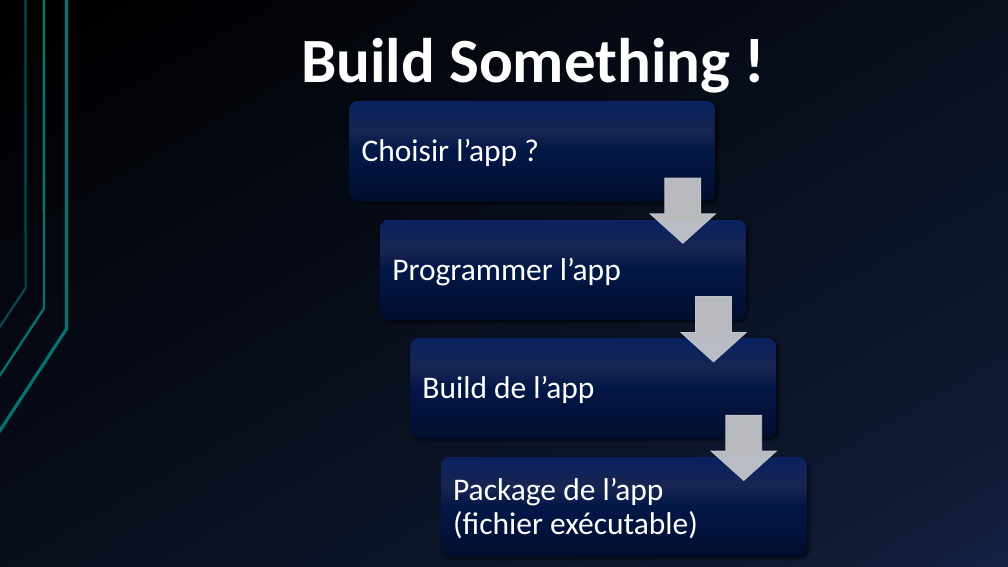
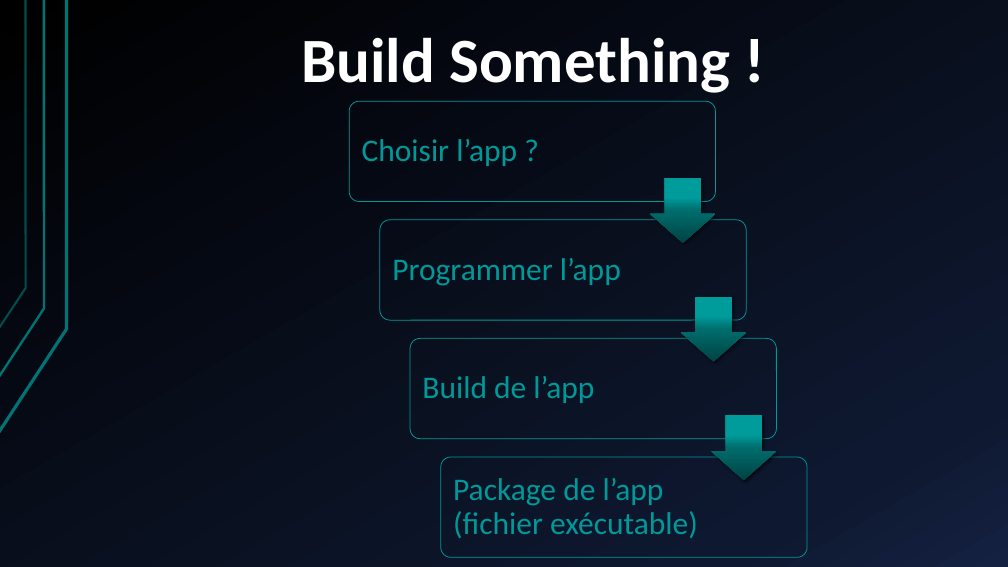
Before and after one commit to aggads/Electron-Workshop, a slide deck: slide 6 of Powerpoint/WorkShop Electron-React.pptx. Drawn at 1008x567 pixels with LibreOffice and Linux fonts; fonts in the diff are those of the drawing. Boxes give left, top, right and bottom in pixels: in the first picture for what was removed or moved away, otherwise in the second. Text is boxed around its words. In the diff, an @@ line names an element or a change of style, - is before the commit and + after.

```diff
--- a/Powerpoint/WorkShop Electron-React.pptx
+++ b/Powerpoint/WorkShop Electron-React.pptx
@@ fill #CCCDD1 at 90% opacity to gradient #004343 to #006C6C to #019B9B to #009999; outline #CCCDD1 0.75 pt to none; shadow on in 3 elements at (x1=650, y1=178, x2=715, y2=243), (x1=681, y1=296, x2=746, y2=361), (x1=711, y1=415, x2=776, y2=480) @@
@@ fill gradient #010E2E to #041848 to #172652 to #092462 to none; outline none to #009999 0.75 pt; shadow off in 4 elements at (x1=349, y1=101, x2=715, y2=202), (x1=380, y1=220, x2=746, y2=321), (x1=410, y1=339, x2=776, y2=439), (x1=441, y1=457, x2=807, y2=557) @@
@@ text colour #FFFFFF to #009999 in 4 elements at (x1=362, y1=139, x2=517, y2=166), (x1=392, y1=258, x2=621, y2=286), (x1=422, y1=376, x2=594, y2=403), (x1=453, y1=478, x2=698, y2=538) @@
```
Also in this commit, not shown: 2 other slides changed, 1 slide added, 1 slide removed, 5 other files.
